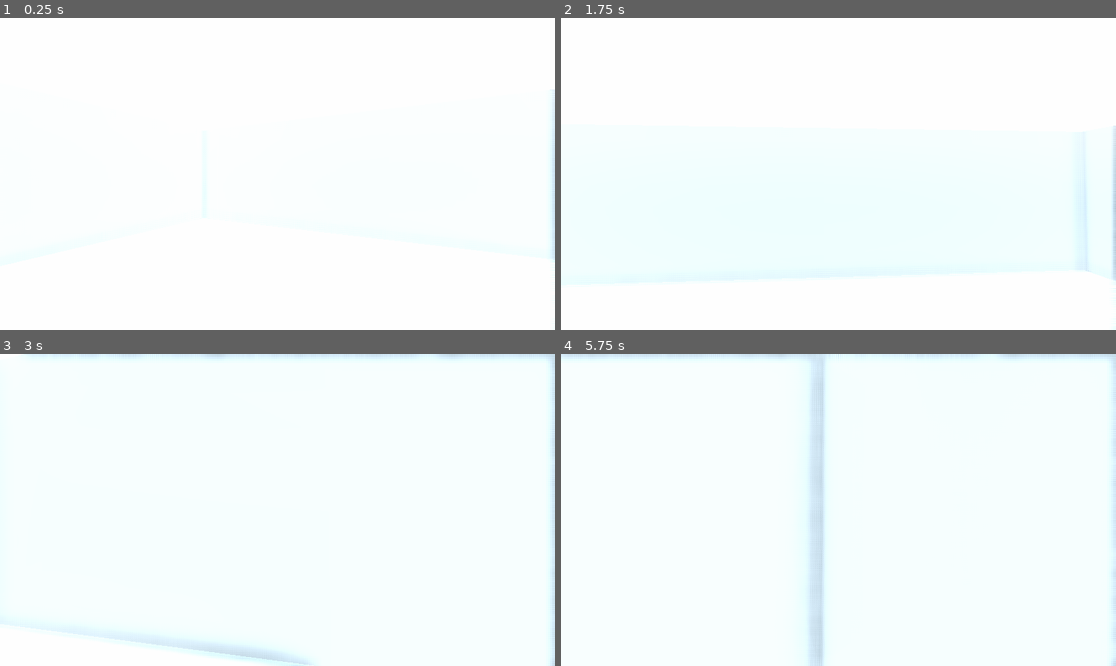
Above: before the commit, frames 1-4 (two rows, left to right).
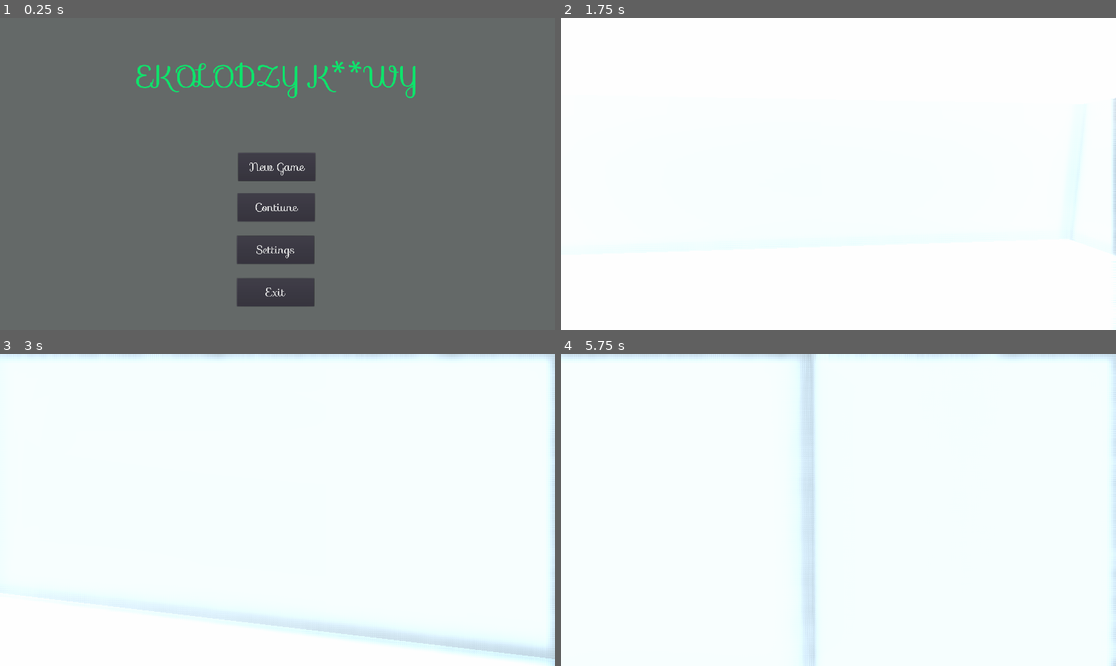
Above: after the commit, the same moments.

Repository: mnkisala/ggez
Game: Godot game, scene res://Scenes/MainSceneOpener.tscn
Two runs of this game, one before a commit and one after it. Both use one fixed random seed, a clock stepped at 60 frames per second and the inputs below. Before the commit the project starts from res://Scenes/Scene1.tscn.
Inputs (mouse positions are in pixels of both pictures, inside the frame that each line leads up to):
- Up to frame 1 (0.25 s): no input
- Up to frame 2 (1.75 s): click (838, 167) at 0.5 s, where only the run after the commit has a clickable "New Game"; tap Enter at 1.25 s; move the mouse to (866, 174) at 1.27 s; hold W (forward) from 1.28 s (still down); tap Space (jump) at 1.52 s
- Up to frame 3 (3 s): keep holding W (forward); move the mouse to (249, 510) at 2.02 s; tap Space (jump) at 2.27 s; move the mouse to (288, 503) at 2.77 s
- Up to frame 4 (5.75 s): keep holding W (forward); move the mouse to (832, 516) at 3.52 s; tap Space (jump) at 3.77, 4.52, 5, 5.27 s; move the mouse to (877, 513) at 4.27 s; move the mouse to (794, 506) at 5.02 s

The runs differ from the first frame. In frame 1, 100% of the frame differs, in the area x 0-100%, y 0-100%; in frame 2, 0.8%; in frame 3, 3.7%; in frame 4, 1.7%.

Commit message:
Update project.godot

Diff:
--- a/project.godot
+++ b/project.godot
@@ -11,7 +11,7 @@
 [application]
 
 config/name="ggez"
-run/main_scene="res://Scenes/Scene1.tscn"
+run/main_scene="res://Scenes/MainSceneOpener.tscn"
 config/icon="res://icon.png"
 
 [display]
